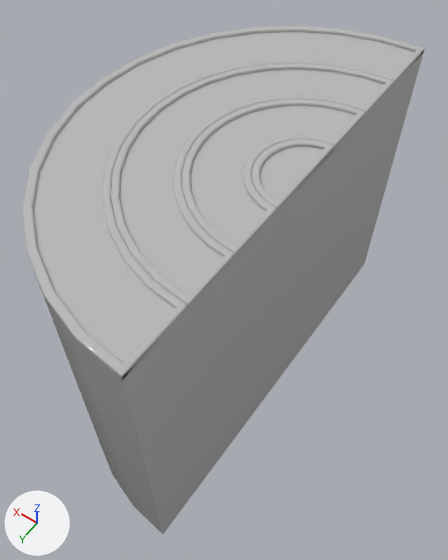
The FBX model Assets/Sprites/3D/ColorSpin/Models/H_half.fbx, before and after one commit.
One viewpoint serves both versions: a 50 mm lens placed at (-1.46, 4.09, 5.66), pointed at (0.7, 1.06, 0.91). Every picture has the same lights, and +X, +Y and +Z are marked at lower left. The first picture is the older version. Where no turn or scale is listed for an object, it has been applied to the vertices.

Objects in the first picture: 'Circle_half_1', 'Circle_half_2', 'Circle_half_3', 'Section_1_Half_1', 'Section_1_Half_2', 'Section_1_Half_3', 'Section_2_Half_1', 'Section_2_Half_2', 'Section_2_Half_3', 'Section_3_Half_1', 'Section_3_Half_2', 'Section_3_Half_3'.
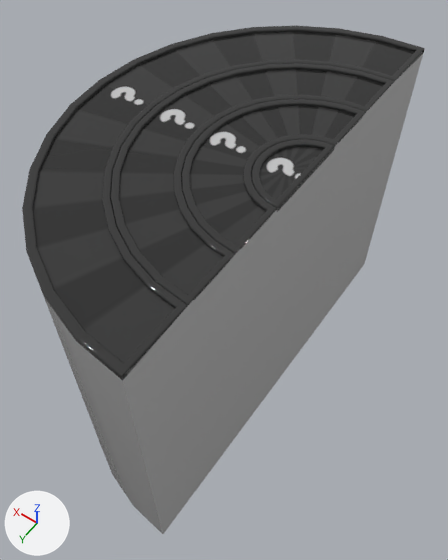
Patch to the scene script:
```diff
--- a/Assets/Sprites/3D/ColorSpin/Models/H_half.fbx.py
+++ b/Assets/Sprites/3D/ColorSpin/Models/H_half.fbx.py
@@ img_hidden_hole_png @@
+img_hidden_hole_png = load_image('hidden_hole.png', '../Textures/hidden_hole.png', 512, 512, 'sRGB')
@@ mat_material__0 @@
+mat_material__0 = principled_material('Material #0')
+mat_material__0.texture = img_hidden_hole_png
+mat_material__0.roughness = 0.0
@@ me_mesh_008 @@
 me_mesh_008.from_pydata(...)  # 34 vertices, 16 faces; spans x 0.0..1.95, y -1.95..1.95, z -0.11
-me_mesh_008.materials.append(mat_02___default)  # grey #bcbcbc
+me_mesh_008.materials.append(mat_material__0)  # picture img_hidden_hole_png
@@ me_mesh_011 @@
 me_mesh_011.from_pydata(...)  # 18 vertices, 16 faces; spans x 0.0..0.344, y -0.344..0.344, z -0.11
-me_mesh_011.materials.append(mat_02___default)  # grey #bcbcbc
+me_mesh_011.materials.append(mat_material__0)  # picture img_hidden_hole_png
@@ me_mesh_003 @@
 me_mesh_003.from_pydata(...)  # 420 vertices, 357 faces; spans x 0.0..1.42, y -1.42..1.42, z -0.12..-0.08
-me_mesh_003.materials.append(mat_02___default)  # grey #bcbcbc
+me_mesh_003.materials.append(mat_material__0)  # picture img_hidden_hole_png
@@ me_mesh_006 @@
 me_mesh_006.from_pydata(...)  # 439 vertices, 374 faces; spans x 0.0..2.02, y -2.02..2.02, z -0.13..-0.08
-me_mesh_006.materials.append(mat_02___default)  # grey #bcbcbc
+me_mesh_006.materials.append(mat_material__0)  # picture img_hidden_hole_png
@@ me_mesh_009 @@
 me_mesh_009.from_pydata(...)  # 223 vertices, 182 faces; spans x 0.0..0.404, y -0.404..0.404, z -0.133..-0.083
-me_mesh_009.materials.append(mat_02___default)  # grey #bcbcbc
+me_mesh_009.materials.append(mat_material__0)  # picture img_hidden_hole_png
@@ me_mesh @@
 me_mesh.from_pydata(...)  # 34 vertices, 16 faces; spans x 0.0..0.85, y -0.85..0.85, z -0.11
-me_mesh.materials.append(mat_02___default)  # grey #bcbcbc
+me_mesh.materials.append(mat_material__0)  # picture img_hidden_hole_png
@@ me_mesh_002 @@
 me_mesh_002.from_pydata(...)  # 422 vertices, 358 faces; spans x 0.0..0.91, y -0.91..0.91, z -0.12..-0.08
-me_mesh_002.materials.append(mat_02___default)  # grey #bcbcbc
+me_mesh_002.materials.append(mat_material__0)  # picture img_hidden_hole_png
@@ me_mesh_005 @@
 me_mesh_005.from_pydata(...)  # 34 vertices, 16 faces; spans x 0.0..1.36, y -1.36..1.36, z -0.11
-me_mesh_005.materials.append(mat_02___default)  # grey #bcbcbc
+me_mesh_005.materials.append(mat_material__0)  # picture img_hidden_hole_png
```

Pixel boxes (x1, y1, x2, y2) of what changed, in the pictures (448 x 560 px):
'Section_3_Half_3', recoloured (grey to black)
    both: (33, 32, 414, 363)
'Section_2_Half_3', recoloured (grey to black)
    both: (120, 69, 383, 294)
'Section_3_Half_1', recoloured
    both: (22, 25, 425, 380)
'Section_1_Half_3', recoloured (grey to black)
    both: (190, 106, 355, 244)
'Section_2_Half_1', recoloured
    both: (111, 63, 394, 305)
'Section_1_Half_1', recoloured
    both: (182, 99, 366, 254)
'Circle_half_3', recoloured (grey to black)
    both: (260, 147, 323, 200)
'Circle_half_1', recoloured (grey to black)
    both: (251, 139, 335, 212)
